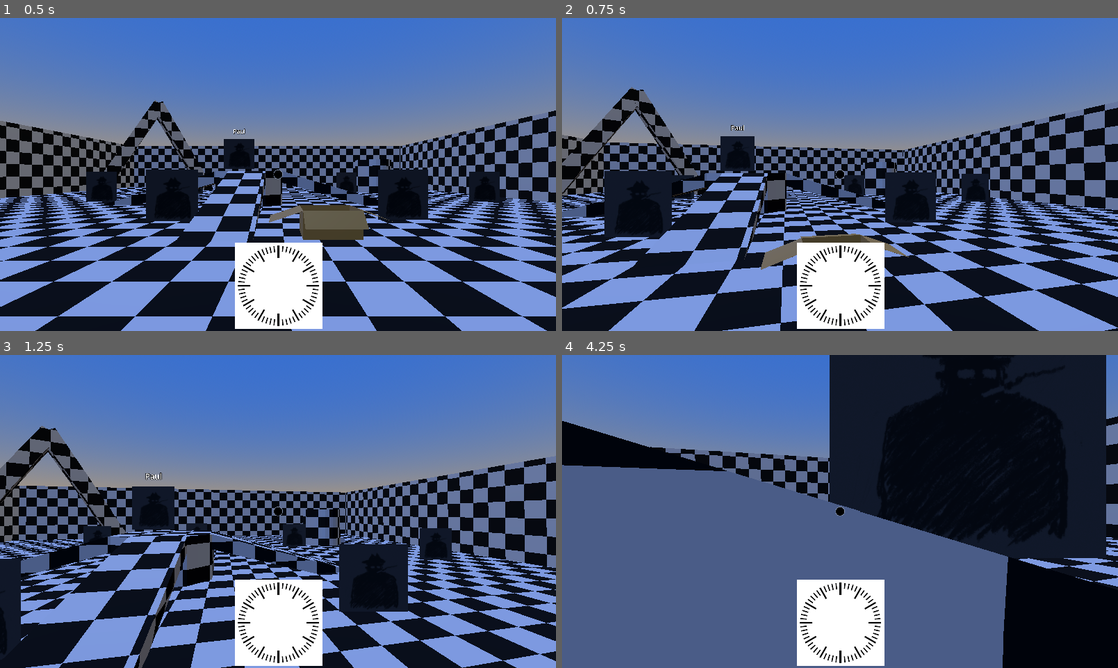
Above: before the commit, frames 1-4 (two rows, left to right).
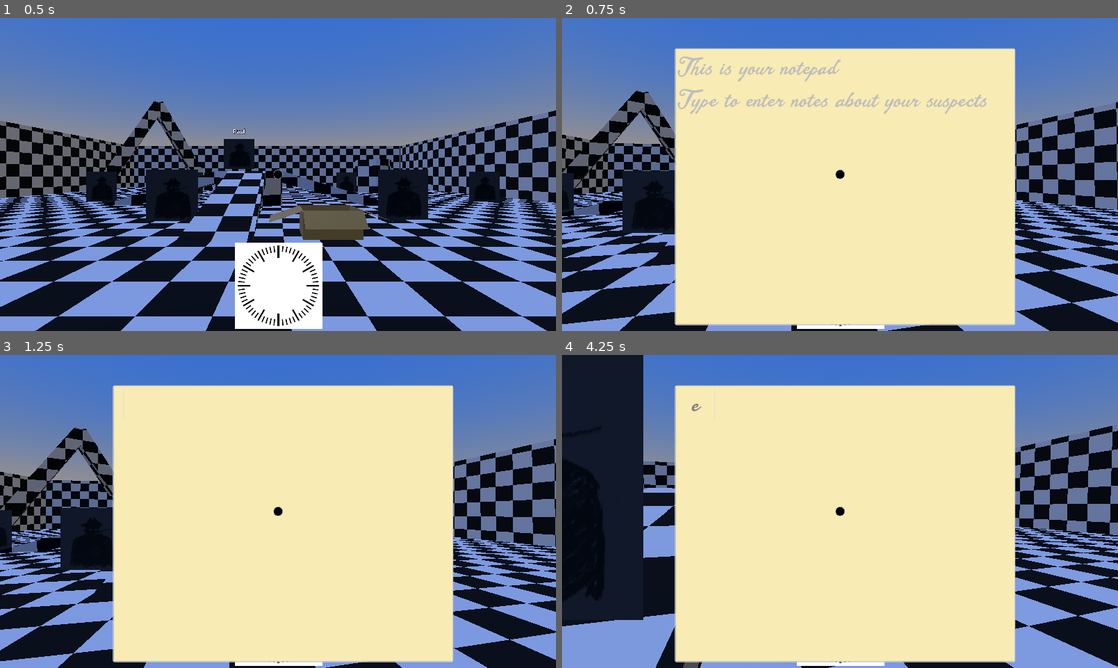
Above: after the commit, the same moments.

Repository: apet2929/brackeys-jam-16
Game: Godot game, scene res://scenes/main.tscn
Same seed, same stepped clock (60 frames per second), same inputs: the game is played once before the commit and once after it.
Inputs (mouse positions are in pixels of both pictures, inside the frame that each line leads up to):
- Up to frame 1 (0.5 s): no input
- Up to frame 2 (0.75 s): tap Enter (ui_accept) at 0.5 s; move the mouse to (867, 174) at 0.52 s; hold W (forward) from 0.53 s (still down); tap Tab (open notepad, bound only after the commit) at 0.6 s; click (867, 174) at 0.67 s
- Up to frame 3 (1.25 s): keep holding W (forward); tap Space (jump) at 0.77 s
- Up to frame 4 (4.25 s): keep holding W (forward); move the mouse to (812, 511) at 1.27 s; tap Ctrl (crouch) at 1.35 s; tap Space (jump) at 1.52, 3.02, 3.77 s; tap Tab (open notepad, bound only after the commit) at 1.55, 2.3, 3.05, 3.6 s; move the mouse to (851, 505) at 2.02 s; right-click (851, 505) at 2.1 s; move the mouse to (834, 517) at 2.77 s; tap E (use) at 2.85 s; click (834, 517) at 2.92 s; move the mouse to (878, 514) at 3.52 s

Frame 1 is identical in both runs. In frame 2, 69% of the frame differs, in the area x 0-100%, y 9-100%; in frame 3, 70%; in frame 4, 89%, in the area x 0-100%, y 0-100%.

Commit message:
basic notepad

Diff:
--- /dev/null
+++ b/assets/notepad.tres
@@ -0,0 +1,11 @@
+[gd_resource type="Theme" format=3 uid="uid://blpuosia6o0qd"]
+
+[ext_resource type="FontFile" uid="uid://bk12q5supmarh" path="res://assets/fonts/sunset_palm_script/Sunset Palm - Script Trial.otf" id="1_micps"]
+
+[resource]
+default_font = ExtResource("1_micps")
+default_font_size = 60
+TextEdit/colors/background_color = Color(0.9712916, 0.9204386, 0.70389, 1)
+TextEdit/colors/font_color = Color(0.47058824, 0.47058824, 0.47058824, 1)
+TextEdit/colors/font_outline_color = Color(0, 0, 0, 0)
+TextEdit/colors/font_placeholder_color = Color(0.7392882, 0.7392882, 0.7392882, 1)
--- a/project.godot
+++ b/project.godot
@@ -62,6 +62,7 @@
 interact={
 "deadzone": 0.2,
 "events": [Object(InputEventMouseButton,"resource_local_to_scene":false,"resource_name":"","device":-1,"window_id":0,"a …(257 unchanged characters)…
+, Object(InputEventKey,"resource_local_to_scene":false,"resource_name":"","device":-1,"window_id":0,"alt_pressed":false,"shift_pressed":false,"ctrl_pressed":false,"meta_pressed":false,"pressed":false,"keycode":0,"physical_keycode":70,"key_label":0,"unicode":102,"location":0,"echo":false,"script":null)
 ]
 }
 crouch={
@@ -74,6 +75,11 @@
 "events": [Object(InputEventKey,"resource_local_to_scene":false,"resource_name":"","device":-1,"window_id":0,"alt_press …(192 unchanged characters)…
 ]
 }
+"open notepad"={
+"deadzone": 0.2,
+"events": [Object(InputEventKey,"resource_local_to_scene":false,"resource_name":"","device":-1,"window_id":0,"alt_pressed":false,"shift_pressed":false,"ctrl_pressed":false,"meta_pressed":false,"pressed":false,"keycode":0,"physical_keycode":4194306,"key_label":0,"unicode":0,"location":0,"echo":false,"script":null)
+]
+}
 
 [physics]
 
--- a/scenes/main.tscn
+++ b/scenes/main.tscn
@@ -101,6 +101,22 @@
 process_material = SubResource("ParticleProcessMaterial_knl0n")
 draw_pass_1 = SubResource("QuadMesh_7rxam")
 
+[node name="Notepad" type="TextEdit" parent="Player" unique_id=1908143720]
+anchors_preset = -1
+anchor_left = 0.293
+anchor_top = 0.091000006
+anchor_right = 0.68600005
+anchor_bottom = 1.0
+offset_left = -101.53601
+offset_top = 6.0319977
+offset_right = 146.72797
+offset_bottom = -14.0
+placeholder_text = "This is your notepad
+Type to enter notes about your suspects"
+backspace_deletes_composite_character_enabled = true
+wrap_mode = 1
+caret_blink = true
+
 [node name="box" parent="." unique_id=884456906 groups=["interactable"] instance=ExtResource("4_jyhfs")]
 transform = Transform3D(1, 0, 0, 0, 1, 0, 0, 0, 1, 0, -0.7297361, 10.605847)
 item = ExtResource("6_85g3d")
--- a/scripts/player.gd
+++ b/scripts/player.gd
@@ -14,10 +14,16 @@
 var inventory_held_item_idx = -1
 var inventory: Array[PackedScene] = []
 
+@onready var notepad = $Notepad
+var notepad_theme = Theme.new()
+
 var left_foot = true
 var last_footstep = 0.0
 
 func _ready() -> void:
+	notepad.visible = false
+	notepad.tab_input_mode = false
+	notepad.theme = load("res://assets/notepad.tres")
 	add_to_inventory(load("res://scenes/gun.tscn"))
 	add_to_inventory(load("res://scenes/gun2.tscn"))
 	Globals.ui.dialogue_start.connect(
@@ -29,6 +35,9 @@
 			self.process_mode = Node.PROCESS_MODE_INHERIT))
 
 func _physics_process(delta: float) -> void:
+	if notepad.visible:
+		return
+
 	if currently_held:
 		currently_held.gravity_scale = 0
 		currently_held.global_position = currently_held.global_position.lerp(%hand.global_position, delta * 50.0)
@@ -71,6 +80,15 @@
 	_push_away_rigid_bodies()
 	if !Globals.ui.in_dialogue(): # one last physics process seems to go through after pausing/unpausing node, causing error in Godot physics processing
 		move_and_slide()
+
+func toggle_notepad():
+	if not notepad.visible:
+		notepad.visible = true
+		notepad.grab_focus.call_deferred()
+		print("notepad opened!")
+	else:
+		notepad.visible = false
+		print("notepad closed!")
 
 func pickup_item(target):
 	if inventory_held_item != null:
@@ -118,6 +136,10 @@
 	)
 
 func _process(delta: float) -> void:
+	if Input.is_action_just_pressed("open notepad"):
+		toggle_notepad()
+		return
+
 	if Input.is_action_pressed("crouch"):
 		_crouch()
 	else:
Not shown, added: assets/fonts/sunset_palm_script/Read Me.txt
Binary file added: assets/fonts/sunset_palm_script/Sunset Palm - Script Trial.otf
Not shown, added: assets/fonts/sunset_palm_script/Sunset Palm - Script Trial.otf.import
